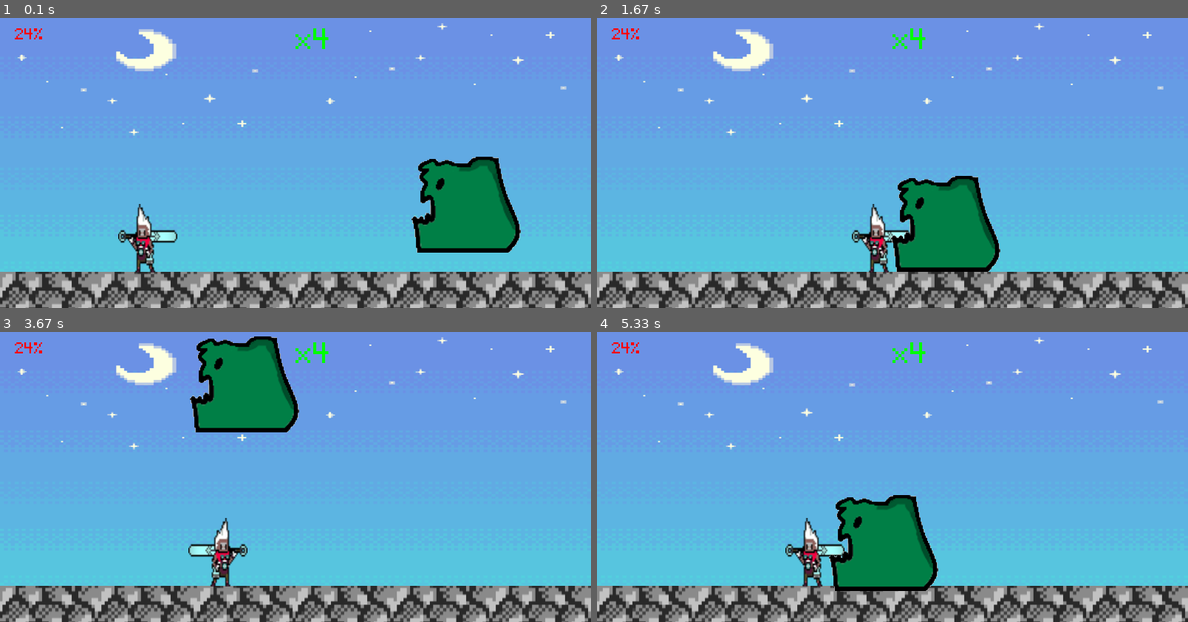
Above: before the commit, frames 1-4 (two rows, left to right).
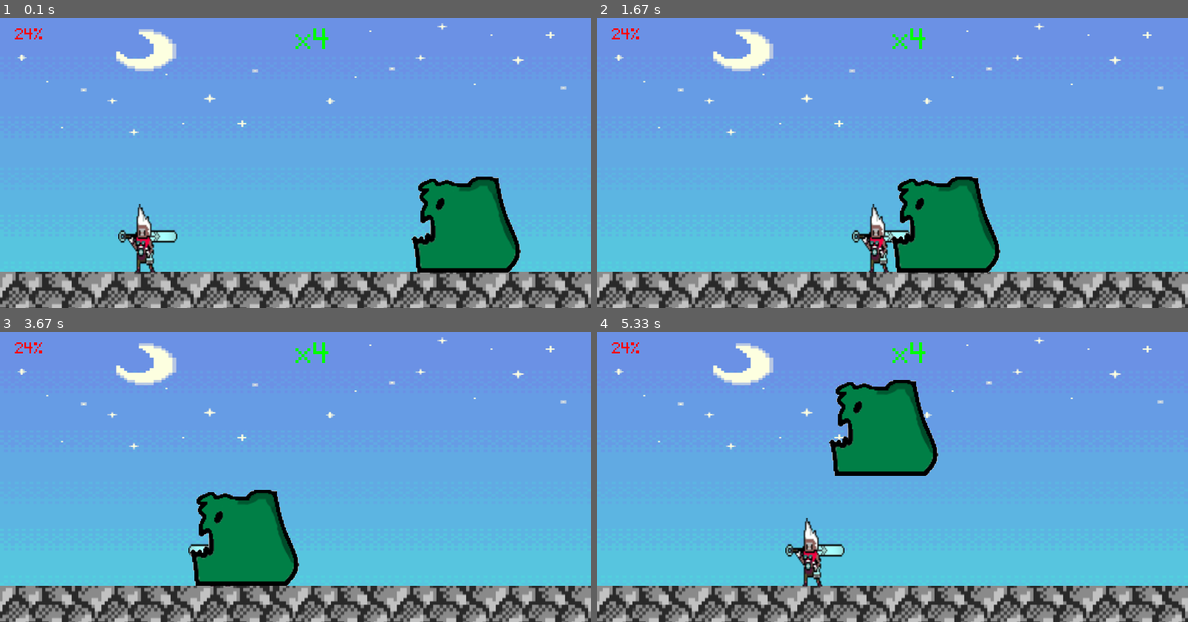
Above: after the commit, the same moments.

Repository: WINDKING-1/TheDasher
Game: pygame game, started from The dasher code.py
Two runs of this game, one before a commit and one after it. Both use one fixed random seed, a clock stepped at 60 frames per second and the inputs below.
Inputs:
- Up to frame 1 (0.1 s): no input
- Up to frame 2 (1.67 s): hold Right 0.33-0.8 s; hold Right 0.83-1.3 s; hold Left from 1.33 s (still down)
- Up to frame 3 (3.67 s): release Left at 1.87 s; hold Left 1.9-2.3 s; hold Right 2.33-2.97 s; hold Left 3-3.47 s; hold Right from 3.5 s (still down)
- Up to frame 4 (5.33 s): release Right at 3.97 s; hold Right 4-4.47 s; hold Left 4.5-5.03 s; hold Left from 5.07 s (still down)

The runs differ from the first frame. In frame 1, 3.8% of the frame differs, in the area x 69-89%, y 47-88%; in frame 2, 0.3%; in frame 3, 9.9%, in the area x 32-51%, y 1-88%; in frame 4, 9.9%.

Commit message:
Update The dasher code.py

Diff:
--- a/The dasher code.py
+++ b/The dasher code.py
@@ -20,7 +20,6 @@
 player_dash2 = False
 dashing=False
 dash_timer=0
-direction = 1
 DASH_DURATION = 10
 DASH_DISTANCE = 100
 Dash_long=15
@@ -35,8 +34,8 @@
 death_screen_surf=pygame.image.load(r'died1.jpg').convert()
 Monster=pygame.image.load(r"monsterr.png").convert_alpha()
 Monster_rect=Monster.get_rect(midbottom=(650,352))
-monster_aircount=-17
-Monster_jump_timer = 200
+monster_aircount=0
+Monster_jump_timer = 110
 monster_jump=0.9
 
 player_surf=pygame.image.load(r'e3.png').convert_alpha()
